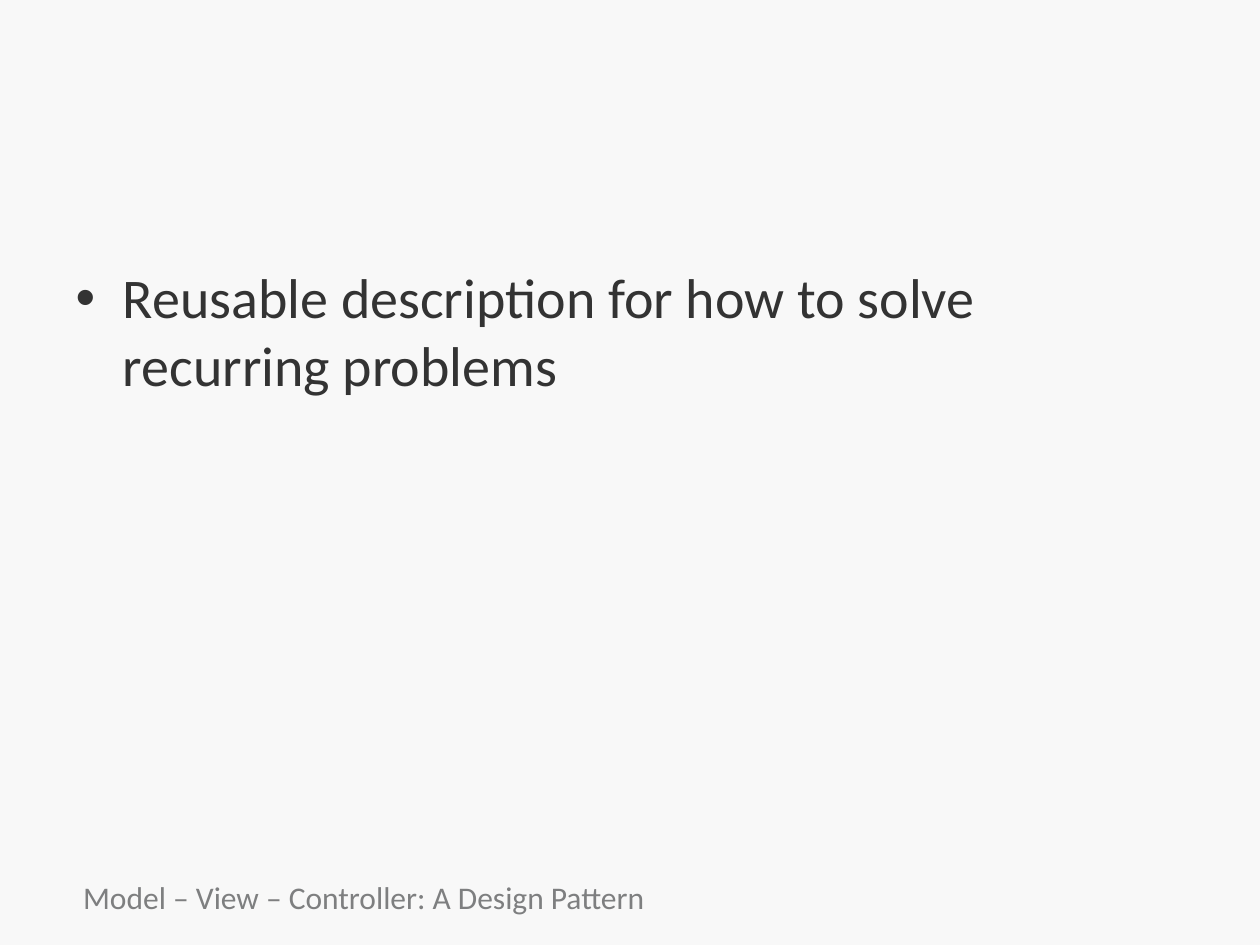
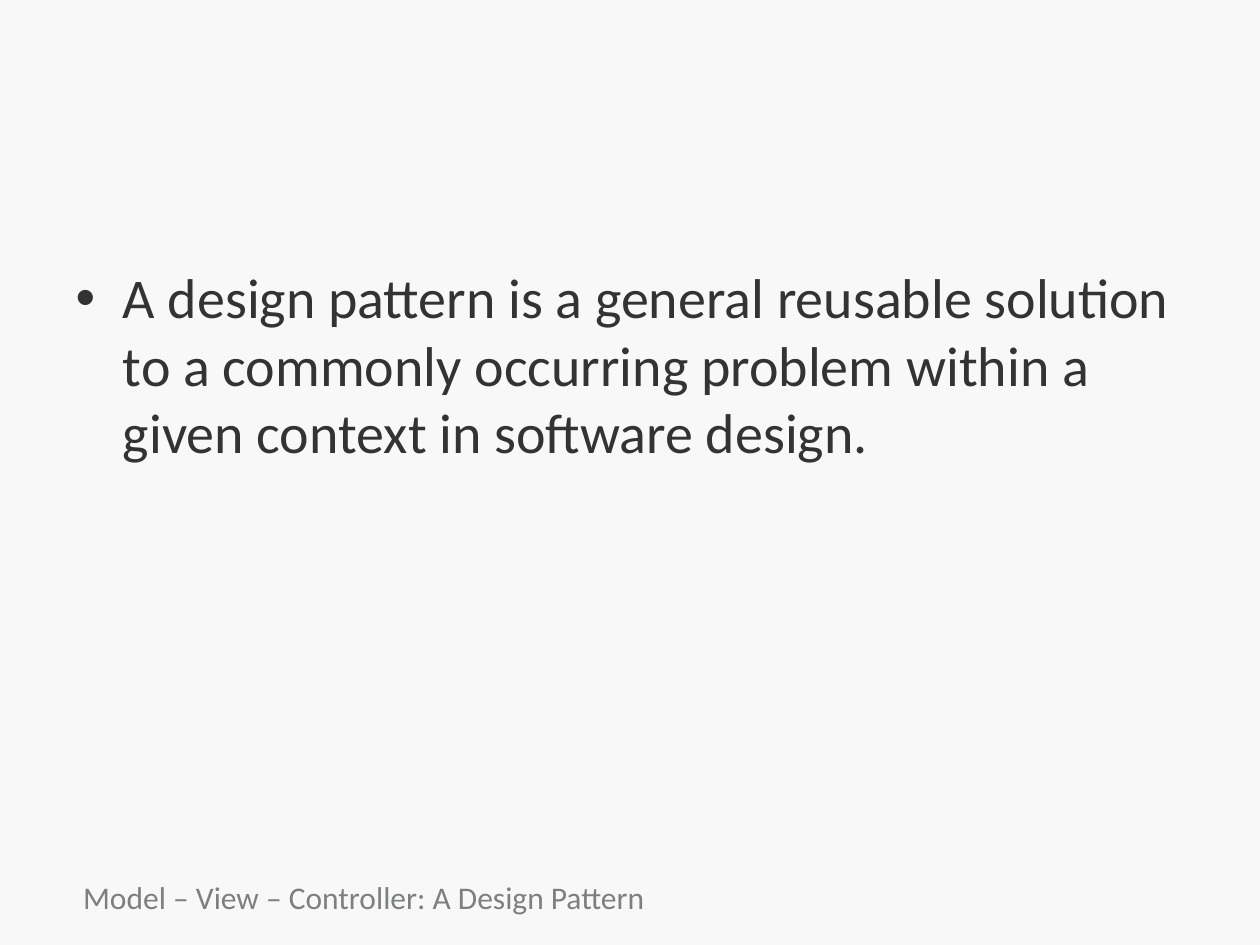
Before and after one commit to bootcoder/lectures, a slide deck: slide 5 of 1phase/ruby-mvc-single-res/HT-MVC.pptx (slide 8 before the commit). Drawn at 1260x945 pixels with LibreOffice and Linux fonts; fonts in the diff are those of the drawing; background and template pictures are left out. Boxes give left, top, right and bottom in pixels: in the first picture for what was removed or moved away, otherwise in the second. Text is boxed around its words. In the diff, an @@ line names an element or a change of style, - is before the commit and + after.

```diff
--- a/1phase/ruby-mvc-single-res/HT-MVC.pptx
+++ b/1phase/ruby-mvc-single-res/HT-MVC.pptx
@@ text at bbox=[123, 279, 1169, 463]: text changed @@
-• Reusable description for how to solve recurring problems
+• A design pattern is a general reusable solution to a commonly occurring problem within a given context in software design.
```
Also in this commit, not shown: 7 other slides changed, 1 slide added.
